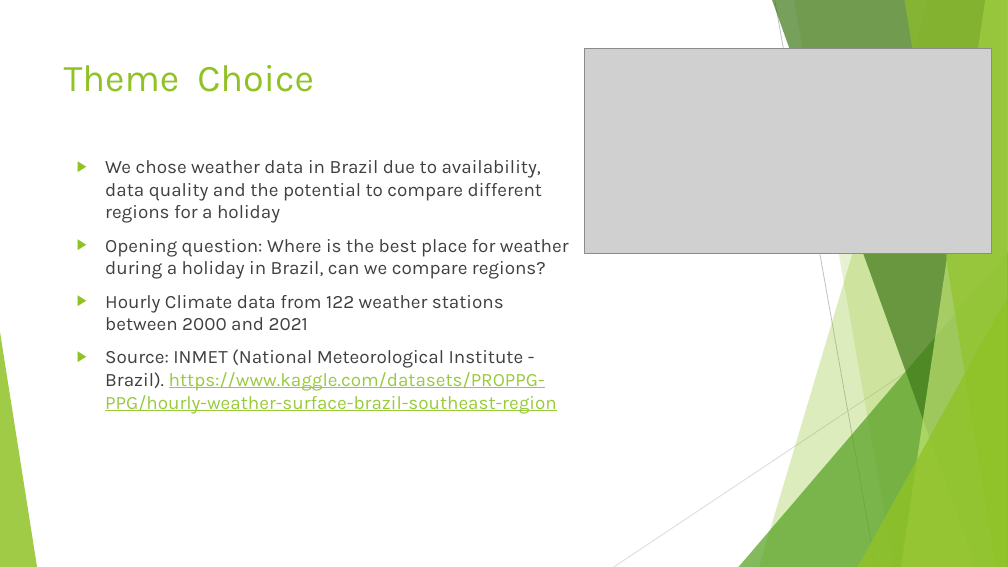
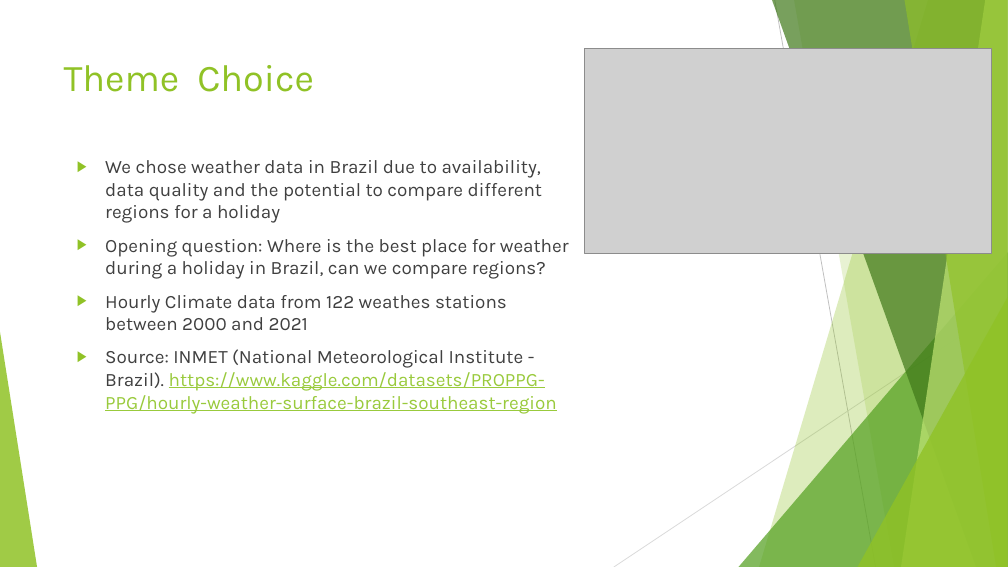
Before and after one commit to alexanderbpowers/project_3-Group_8, a slide deck: slide 2 of Weather Patterns in Brazil.pptx. Drawn at 1008x567 pixels with LibreOffice and Linux fonts; fonts in the diff are those of the drawing; grey boxes stand for pictures. Boxes give left, top, right and bottom in pixels: in the first picture for what was removed or moved away, otherwise in the second. Text is boxed around its words. In the diff, an @@ line names an element or a change of style, - is before the commit and + after.

```diff
--- a/Weather Patterns in Brazil.pptx
+++ b/Weather Patterns in Brazil.pptx
@@ text at (105,295,507,330): text changed @@
-▶ Hourly Climate data from 122 weather stations between 2000 and 2021
+▶ Hourly Climate data from 122 weathes stations between 2000 and 2021
```
Also in this commit, not shown: 2 other slides changed, 4 slides added, 2 slides removed, 2 other files.
